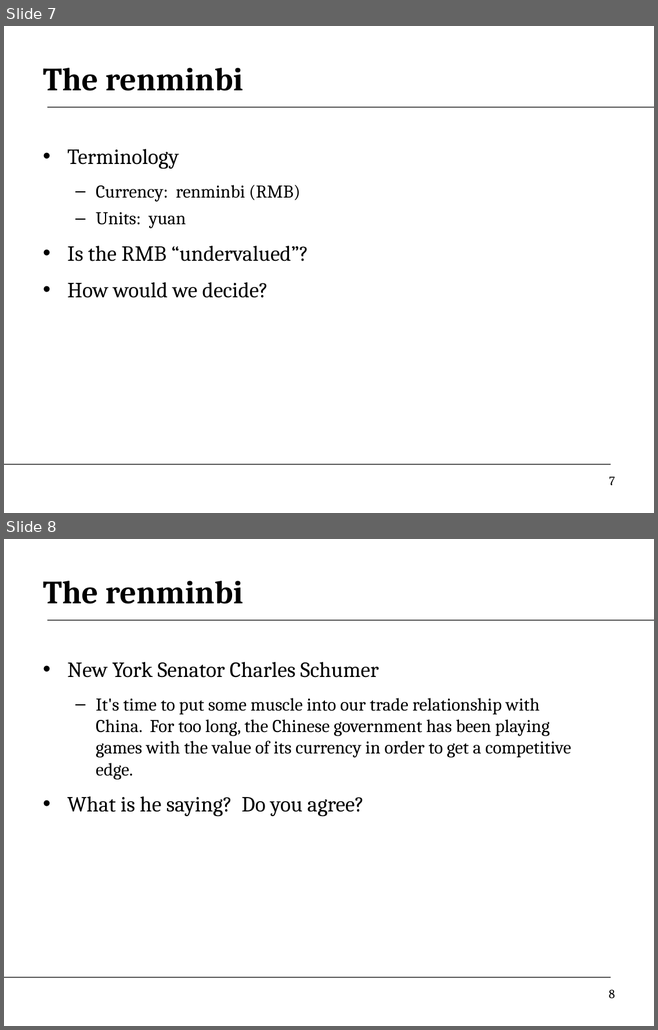
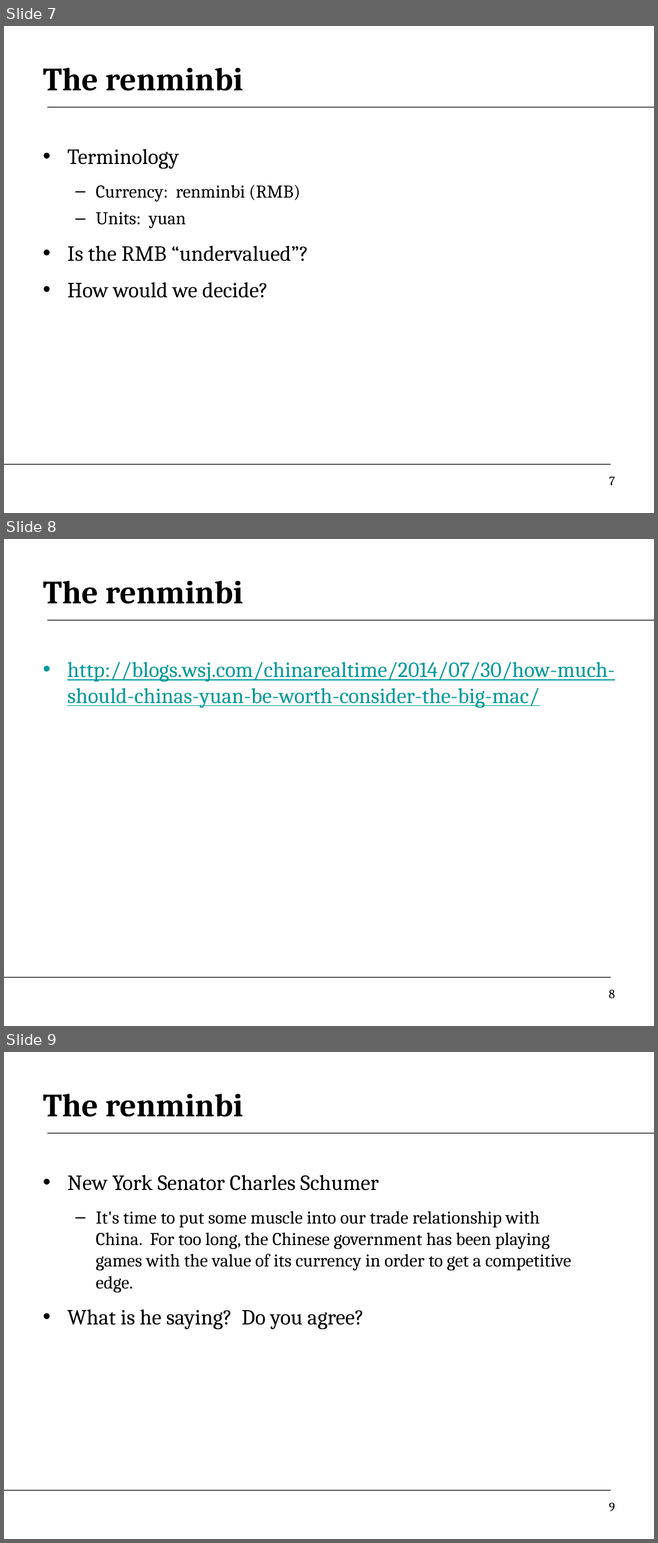
Before and after one commit to DaveBackus/Global_Economy, a slide deck: Slides/slides_fx2_crises_f14.pptx. Shown one above the other, each under a label of ours: slides 7 and 8 before the commit, slides 7, 8 and 9 after it. The pictures are 658x1030 and 658x1543 pixels, drawn with LibreOffice and Linux fonts; fonts in the diff are those of the drawing. Boxes give left, top, right and bottom in pixels: in the first picture for what was removed or moved away, otherwise in the second. Text is boxed around its words. In the diff, an @@ line names an element or a change of style, - is before the commit and + after.

```diff
--- a/Slides/slides_fx2_crises_f14.pptx
+++ b/Slides/slides_fx2_crises_f14.pptx
@@ slide 8 added at bbox=[4, 539, 654, 1026], background #FFFFFF; not listed: 2 template elements that a slide beside it also shows @@
@@ title added at bbox=[43, 581, 243, 604], 36 pt, text #000000, bold @@
+The renminbi
@@ text added at bbox=[67, 662, 615, 708], 24 pt, text #009999, underline @@
+• http://blogs.wsj.com/chinarealtime/2014/07/30/how-much-should-chinas-yuan-be-worth-consider-the-big-mac/
@@ page number added at bbox=[608, 990, 615, 998], 14 pt, text #000000 @@
+8
@@ what was slide 8 is now slide 9 @@
@@ page number at bbox=[608, 1503, 614, 1511]: text changed @@
-8
+9
```
Also in this commit, not shown: 2 slides changed, 16 other files.
